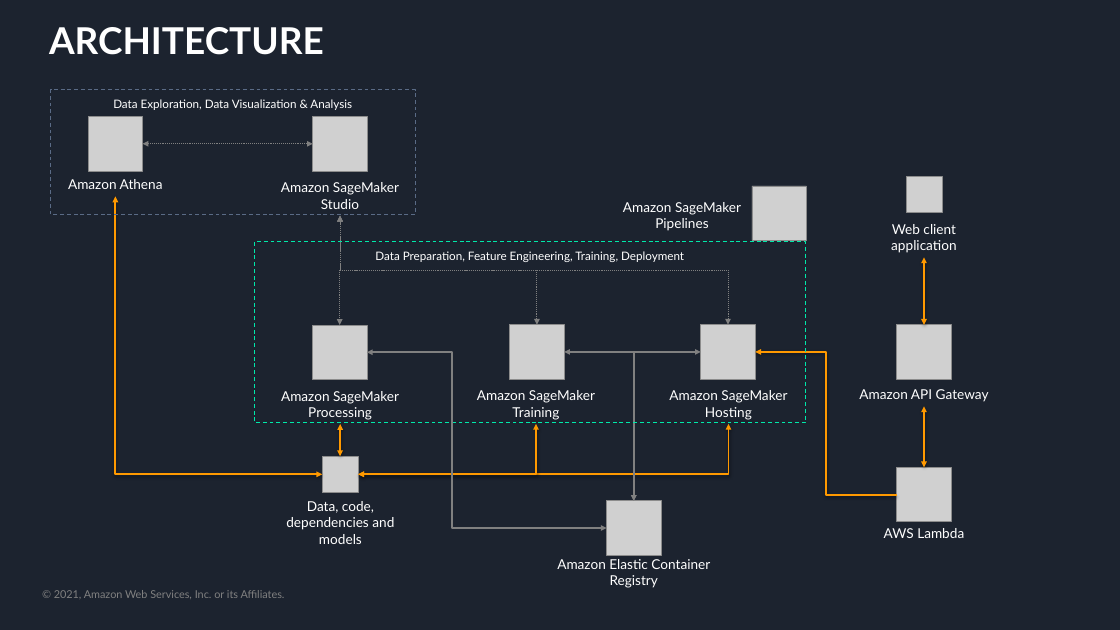
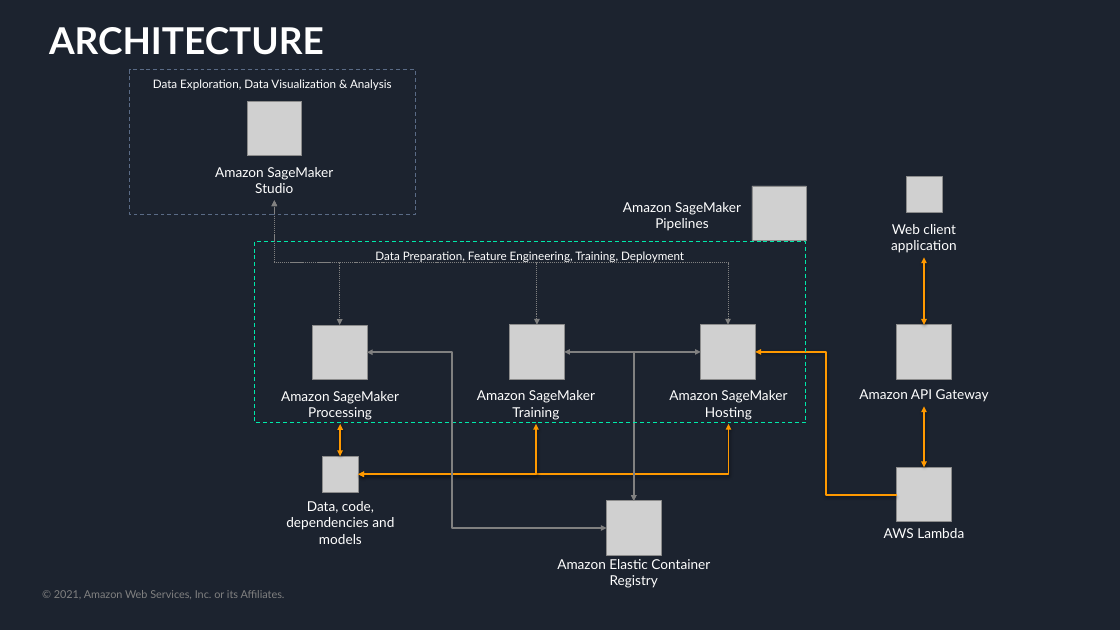
Before and after one commit to aws-samples/amazon-sagemaker-build-train-deploy, a slide deck: slide 5 of STUDIO_CLASSIC/slides/end-to-end-ml-sm.pptx. Drawn at 1120x630 pixels with LibreOffice and Linux fonts; fonts in the diff are those of the drawing; grey boxes stand for pictures; background and template pictures are left out. Boxes give left, top, right and bottom in pixels: in the first picture for what was removed or moved away, otherwise in the second. Text is boxed around its words. In the diff, an @@ line names an element or a change of style, - is before the commit and + after.

```diff
--- a/STUDIO_CLASSIC/slides/end-to-end-ml-sm.pptx
+++ b/STUDIO_CLASSIC/slides/end-to-end-ml-sm.pptx
@@ rectangle "Data Exploration, Data Visualization & ...": place and size @@
-rectangle "Data Exploration, Data Visualization & ..." at [50,90,415,215]
+rectangle "Data Exploration, Data Visualization & ..." at [130,70,416,215]
@@ picture removed at [88,117,143,172] @@
@@ picture added at [247,102,302,156] @@
@@ picture removed at [313,117,368,172] @@
@@ double arrow removed from (143, 144) to (313, 144) @@
@@ text removed at [68,179,163,189] @@
-Amazon Athena
@@ text "Amazon SageMaker Studio": place and size @@
-text "Amazon SageMaker Studio" at [281,182,399,209]
+text "Amazon SageMaker Studio" at [215,167,333,193]
@@ elbow double arrow removed from (322, 475) to (116, 197) @@
@@ elbow double arrow moved from (728, 325) - (340, 216) to (728, 325) - (274, 200) @@
@@ elbow double arrow moved from (537, 325) - (340, 216) to (537, 325) - (274, 200) @@
@@ elbow double arrow moved from (340, 325) - (340, 216) to (340, 325) - (274, 200) @@
```
Also in this commit, not shown: 7 other files.
